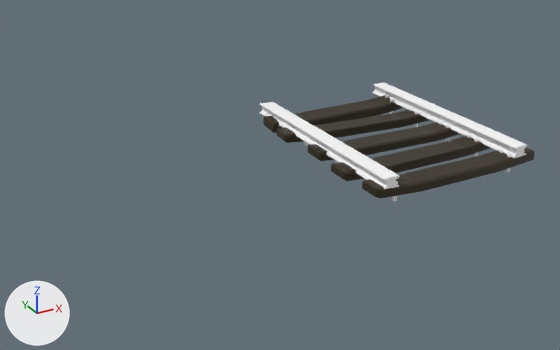
What one commit did to the Blender file Assets/Models/Map/Rails.blend.
One viewpoint serves both versions: a camera (50 mm lens) standing at (-19.72, -21.14, 12.24) and looking at (-5.43, 4.84, -0.75). Every picture has the same lights, and +X, +Y and +Z are marked at lower left.

The older version as bpy lines, for what is in view:
```python
me_cube = bpy.data.meshes.new('Cube')
me_cube.from_pydata(...)  # 1128 vertices, 2293 faces; spans x -4.2..4.02, y -0.04..10.0, z -0.67..0.58
# faces by material slot: [967, 1326]
me_cube.materials.append(mat_wood)  # brown #2d220b
me_cube.materials.append(mat_rail)  # white #ffffff
ob_trainrailsmall = bpy.data.objects.new('TrainRailSmall', me_cube)
ob_trainrailsmall.location = (0.0, 0.0, 0.0)
```
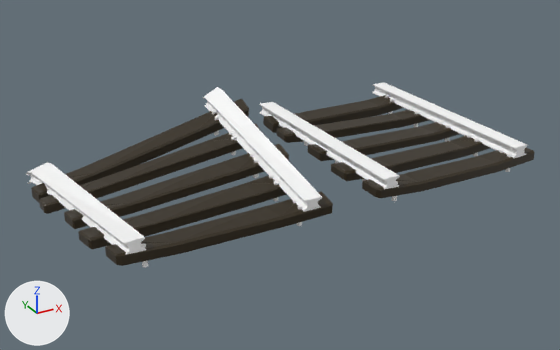
Pixel boxes [x1, y1, x2, y2] of what changed, in the pictures (560 x 350 px):
'TrainRailSmallBroken', added
    after: [26, 87, 333, 268]
    faces in mat_wood_001 (brown #2d220b): [31, 99, 333, 266]
    faces in mat_rail_001 (white #ffffff): [26, 87, 322, 268]

Edits to the bpy script that builds the scene:
```text
Add mat_wood_001:
    mat_wood_001 = principled_material('Wood.001')
    mat_wood_001.base_color = (0.0262, 0.0163, 0.00349)  # brown #2d220b
    mat_wood_001.roughness = 0.4
Add mat_rail_001:
    mat_rail_001 = principled_material('Rail.001')
    mat_rail_001.base_color = (1.0, 1.0, 1.0)  # white #ffffff
Add me_cube_001:
    me_cube_001.from_pydata(...)  # 868 vertices, 1745 faces; spans x -4.79..4.77, y -0.21..10.68, z -1.48..1.68
    # faces by material slot: [728, 1017]
    me_cube_001.materials.append(mat_wood_001)  # brown #2d220b
    me_cube_001.materials.append(mat_rail_001)  # white #ffffff
Add ob_trainrailsmallbroken:
    ob_trainrailsmallbroken = bpy.data.objects.new('TrainRailSmallBroken', me_cube_001)
    ob_trainrailsmallbroken.location = (-10.0, 0.0, 0.0)
```
